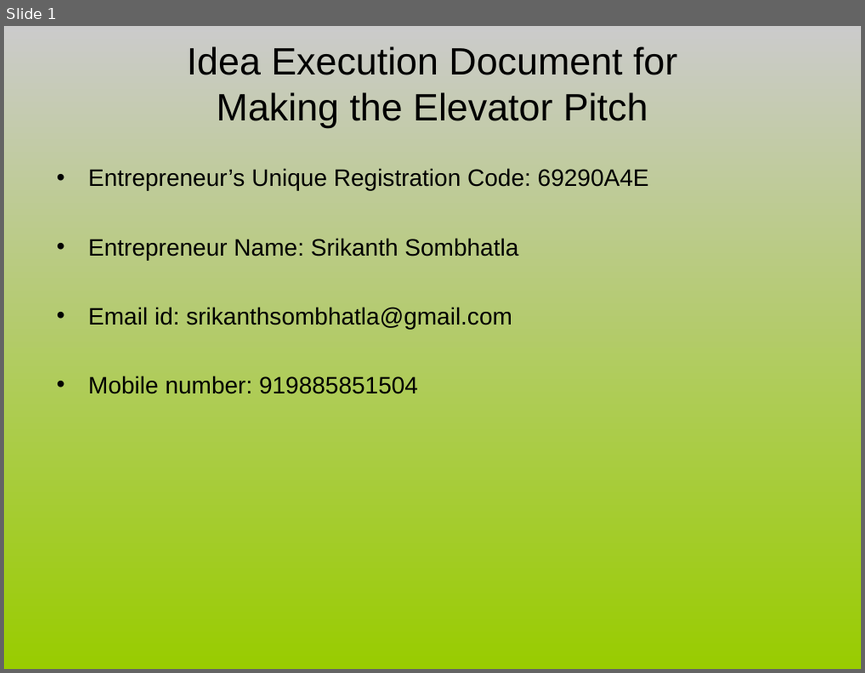
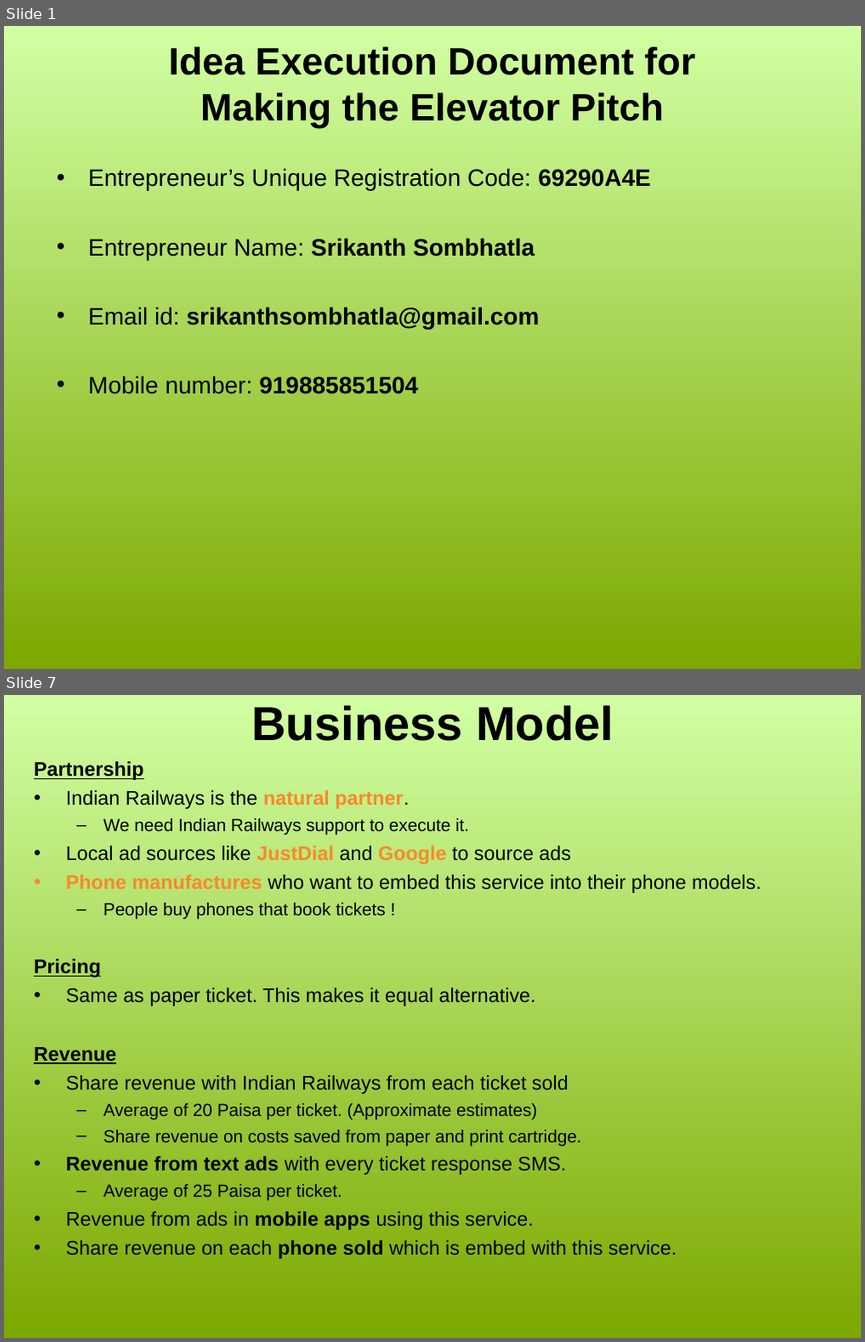
Before and after one commit to sriks/decii, a slide deck: mobileticketing/69290A4E.ppt. Shown one above the other, each under a label of ours: slide 1 before the commit, slides 1 and 7 after it; the slides between them are not shown. The pictures are 865x673 and 865x1342 pixels, drawn with LibreOffice and Linux fonts; fonts in the diff are those of the drawing. Boxes give left, top, right and bottom in pixels: in the first picture for what was removed or moved away, otherwise in the second. Text is boxed around its words. In the diff, an @@ line names an element or a change of style, - is before the commit and + after.

```diff
--- a/mobileticketing/69290A4E.ppt
+++ b/mobileticketing/69290A4E.ppt
@@ slide 7 added at (4, 695, 861, 1338), background gradient #D1FFA3 to #7CA800 @@
@@ title added at (251, 705, 613, 741), 40 pt, text #000000, bold @@
+Business Model
@@ text added at (34, 761, 761, 1259), 16.6 pt, text #000000 @@
+Partnership
+• Indian Railways is the natural partner.
+  – We need Indian Railways support to execute it.
+• Local ad sources like JustDial and Google to source ads
+• Phone manufactures who want to embed this service into their phone models.
+  – People buy phones that book tickets !
+Pricing
+• Same as paper ticket. This makes it equal alternative.
+Revenue
+• Share revenue with Indian Railways from each ticket sold
+  – Average of 20 Paisa per ticket. (Approximate estimates)
+  – Share revenue on costs saved from paper and print cartridge.
+• Revenue from text ads with every ticket response SMS.
+  – Average of 25 Paisa per ticket.
+• Revenue from ads in mobile apps using this service.
+• Share revenue on each phone sold which is embed with this service.
@@ slide 1 changed as well @@
@@ background gradient #CBCBCB to #99CC00 to gradient #D1FFA3 to #7CA800 @@
@@ title "Idea Execution Document for Making ..." at (169, 46, 695, 128): bold on @@
@@ text "Entrepreneur’s Unique Registration Code: 69290A4E" at (88, 168, 650, 394): bold on in "69290A4E", "Srikanth Sombhatla", "srikanthsombhatla@gmail.com", "919885851504" @@
```
Also in this commit, not shown: 7 other slides added, 10 slides removed.
